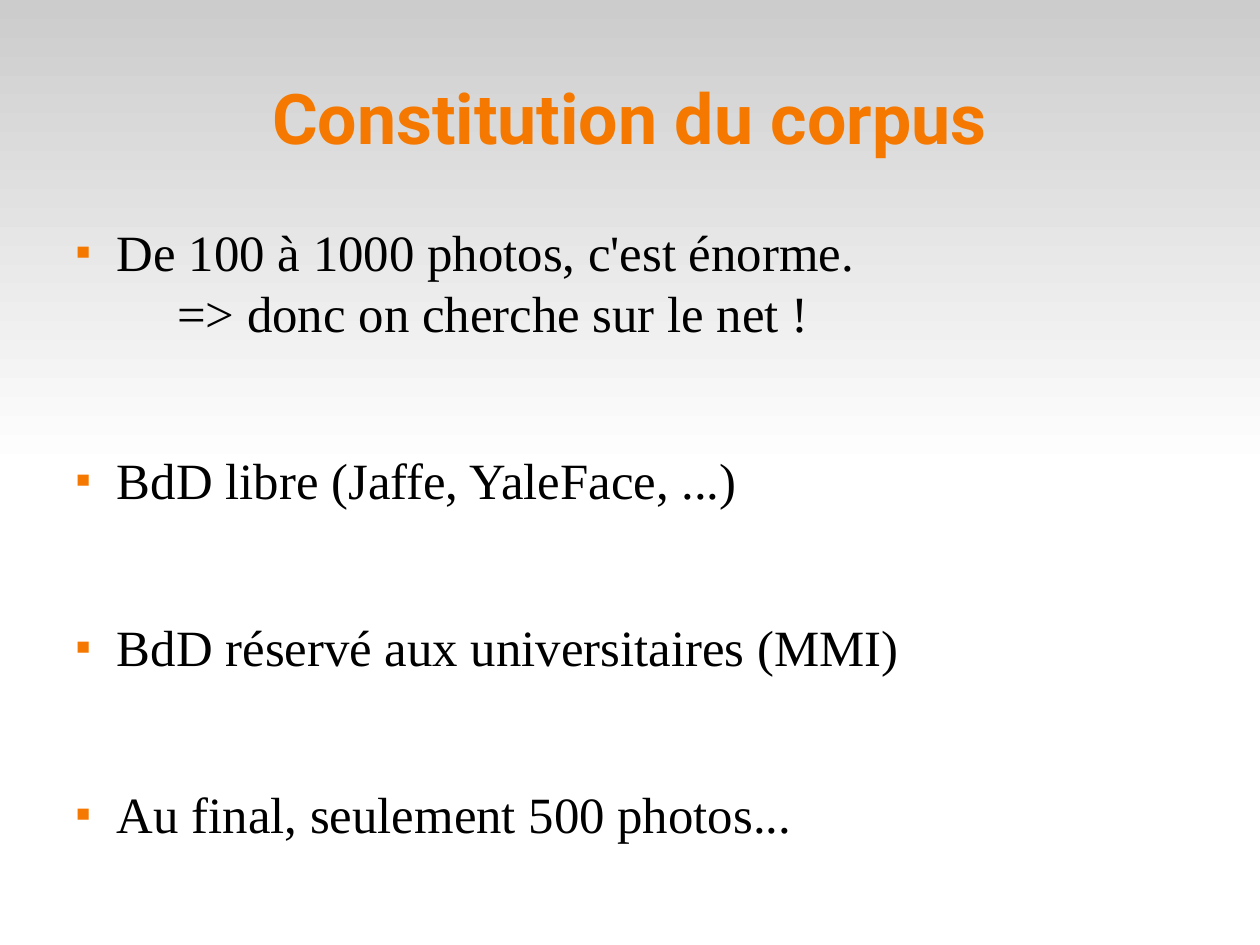
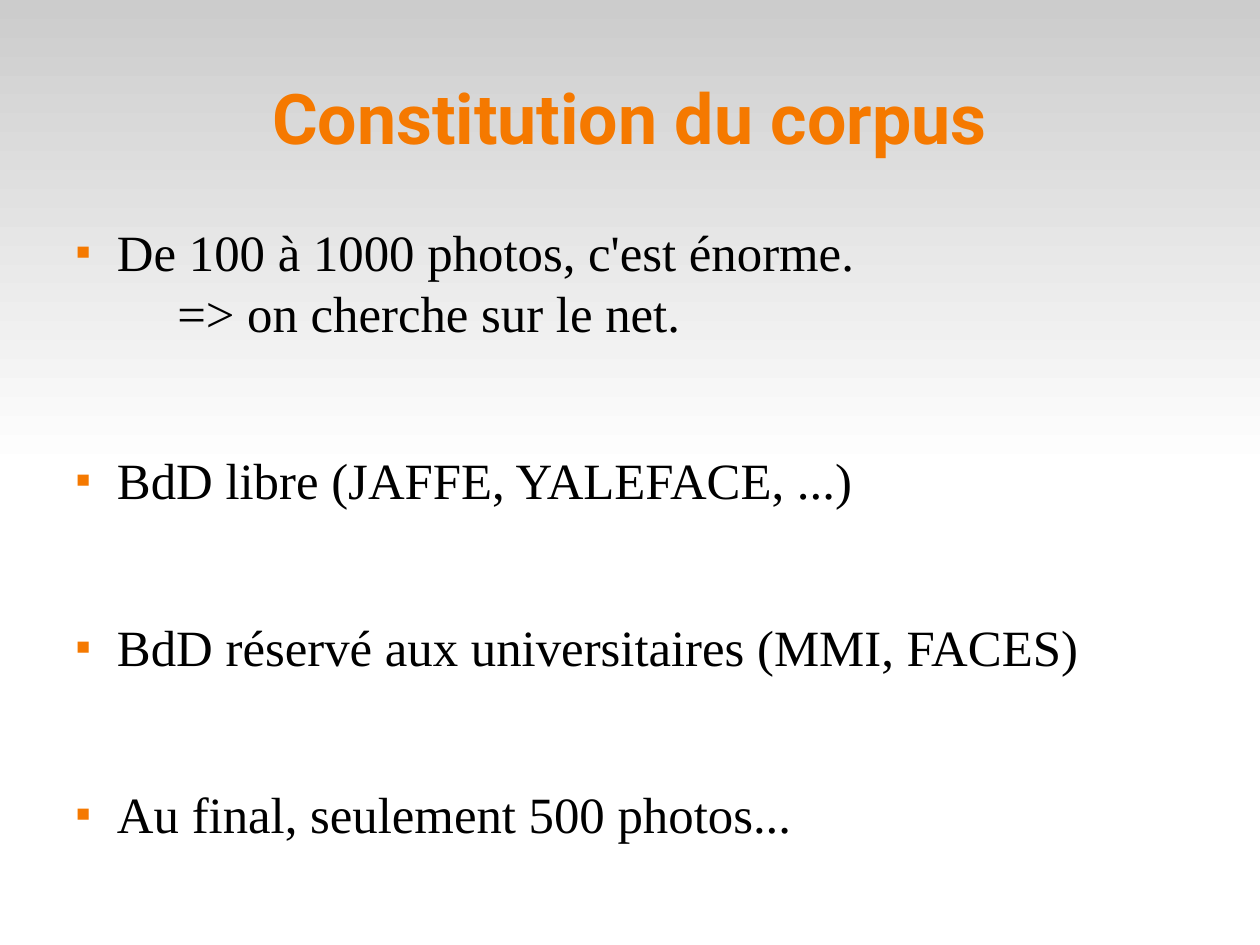
Before and after one commit to sairamnivedita/emotion-detection, a slide deck: slide 5 of doc/plop_et_replop.odp. Drawn at 1260x945 pixels with LibreOffice and Linux fonts; fonts in the diff are those of the drawing. Boxes give left, top, right and bottom in pixels: in the first picture for what was removed or moved away, otherwise in the second. Text is boxed around its words. In the diff, an @@ line names an element or a change of style, - is before the commit and + after.

```diff
--- a/doc/plop_et_replop.odp
+++ b/doc/plop_et_replop.odp
@@ text at (117,235,1078,677): text changed @@
-■ De 100 à 1000 photos, c'est énorme.
-  => donc on cherche sur le net !
-■ BdD libre (Jaffe, YaleFace, ...)
-■ BdD réservé aux universitaires (MMI)
+■ De 100 à 1000 photos, c'est énorme.
+  => on cherche sur le net.
+■ BdD libre (JAFFE, YALEFACE, ...)
+■ BdD réservé aux universitaires (MMI, FACES)
```
Also in this commit, not shown: 4 other slides changed, 3 other files.
